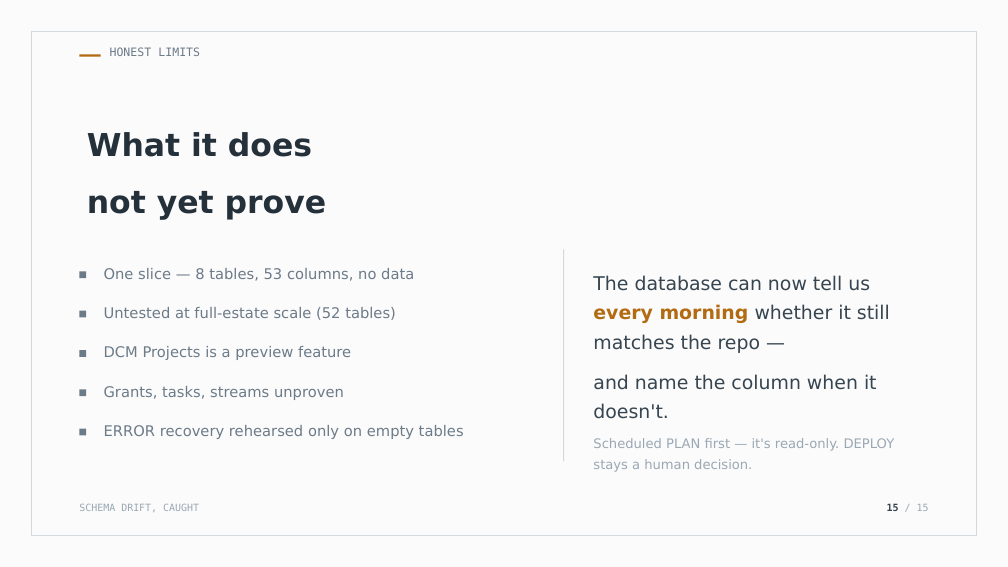
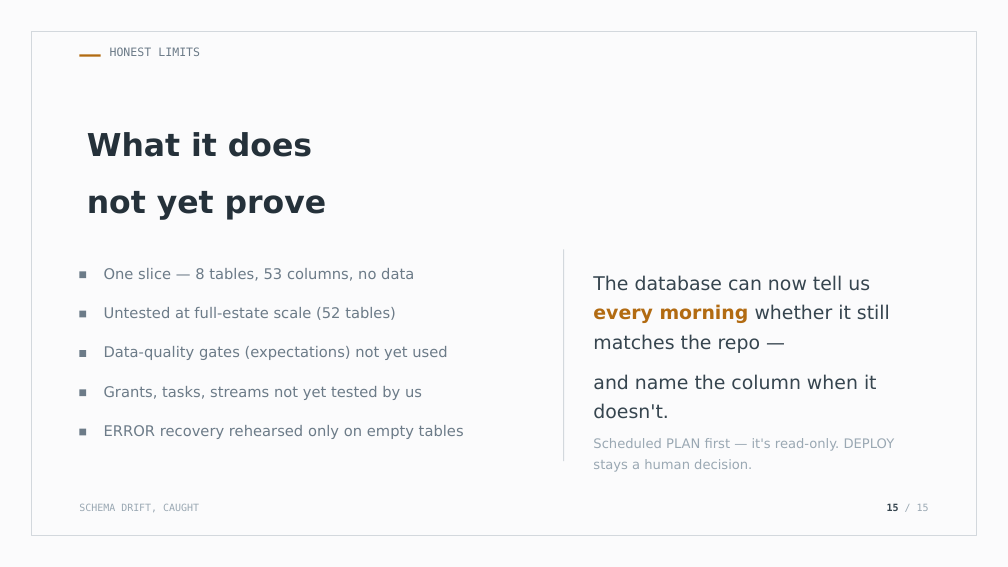
Before and after one commit to Codefordataengg/DMC_PBI, a slide deck: slide 15 of docs/DCM_Presentation.pptx. Drawn at 1008x567 pixels with LibreOffice and Linux fonts; fonts in the diff are those of the drawing. Boxes give left, top, right and bottom in pixels: in the first picture for what was removed or moved away, otherwise in the second. Text is boxed around its words. In the diff, an @@ line names an element or a change of style, - is before the commit and + after.

```diff
--- a/docs/DCM_Presentation.pptx
+++ b/docs/DCM_Presentation.pptx
@@ text at box(104, 346, 447, 360): text changed @@
-DCM Projects is a preview feature
+Data-quality gates (expectations) not yet used
@@ text at box(104, 386, 422, 400): text changed @@
-Grants, tasks, streams unproven
+Grants, tasks, streams not yet tested by us
```
Also in this commit, not shown: 1 other slide changed, 7 other files.
